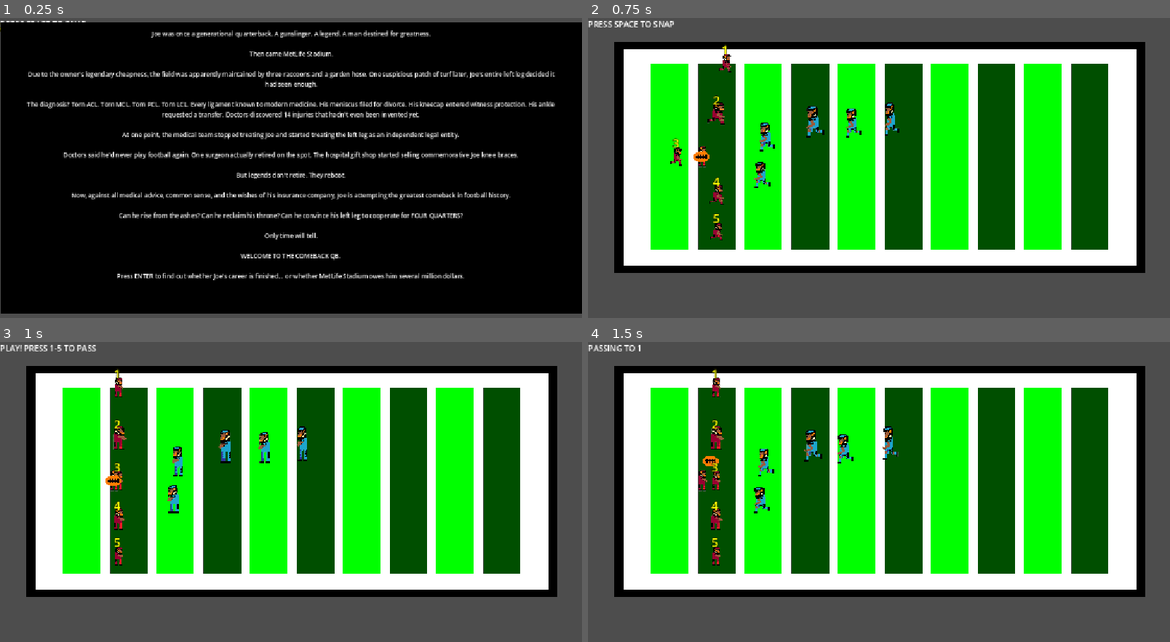
Above: before the commit, frames 1-4 (two rows, left to right).
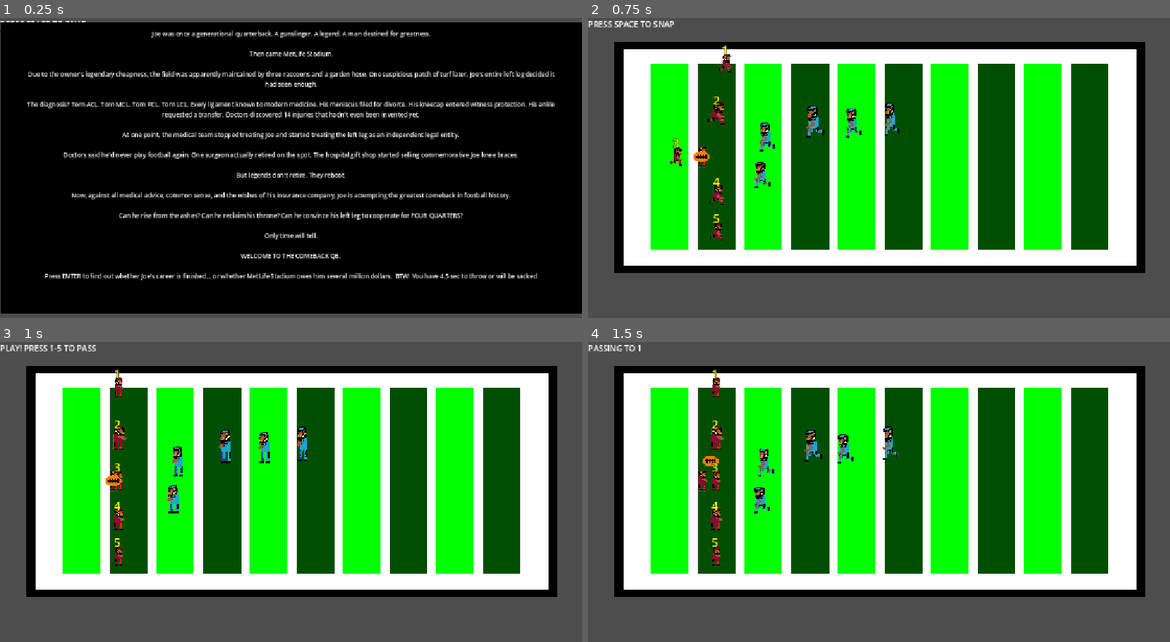
Above: after the commit, the same moments.

Repository: Ventengo1/Haven-Princeton-Game
Game: Godot game, scene res://main.tscn
Two runs of this game, one before a commit and one after it. Both use one fixed random seed, a clock stepped at 60 frames per second and the inputs below.
Inputs:
- Up to frame 1 (0.25 s): no input
- Up to frame 2 (0.75 s): tap Space at 0.5 s; hold D from 0.53 s (still down); hold Enter (Enter) from 0.53 s (still down)
- Up to frame 3 (1 s): keep holding D; keep holding Enter (Enter); tap Space at 0.77 s
- Up to frame 4 (1.5 s): keep holding D; release Enter (Enter) at 1.28 s; tap 1 at 1.35 s

The runs differ from the first frame. In frame 1, 1.0% of the frame differs, in the area x 7-93%, y 84-88%; in frame 2, nothing differs; in frame 3, nothing differs; in frame 4, nothing differs.

Commit message:
final, hopefully

Diff:
--- a/main.tscn
+++ b/main.tscn
@@ -1177,7 +1177,7 @@
 
 WELCOME TO THE COMEBACK QB.
 
-Press ENTER to find out whether Joe's career is finished... or whether MetLife Stadium owes him several million dollars.
+Press ENTER to find out whether Joe's career is finished... or whether MetLife Stadium owes him several million dollars.  BTW: You have 4.5 sec to throw or will be sacked
 
 "
 horizontal_alignment = 1
